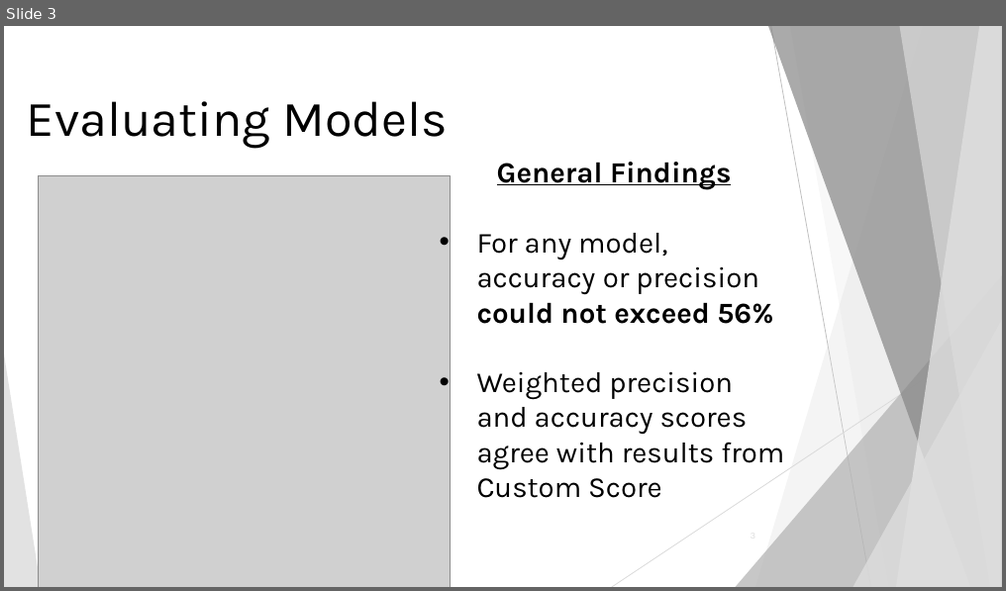
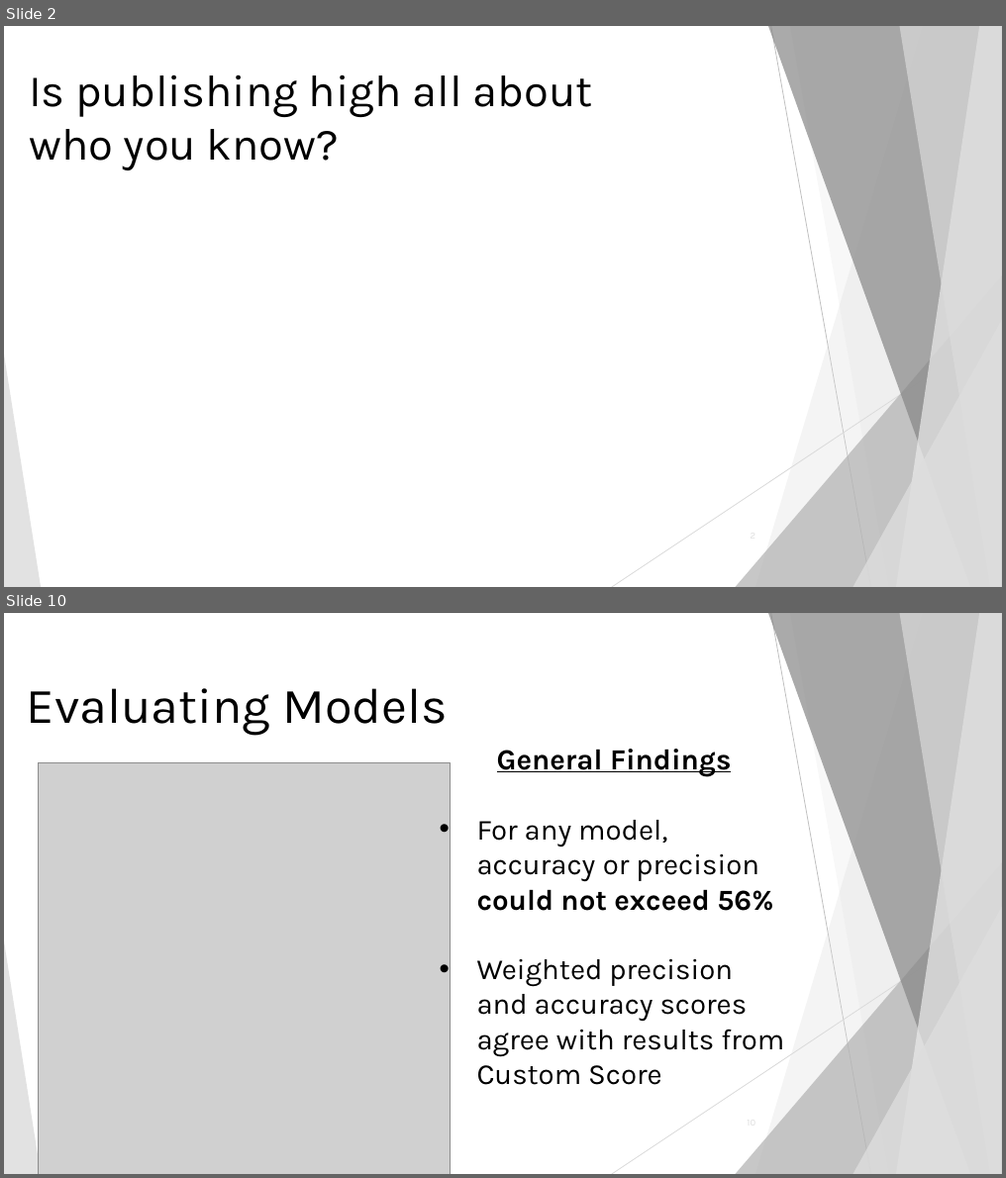
Before and after one commit to yokudake/ProfessorPowerIndex, a slide deck: Presentations and Reports/FinalPresentation_V1.pptx. Shown one above the other, each under a label of ours: slide 3 before the commit, slides 2 and 10 after it; the slides between them are not shown. The pictures are 1006x591 and 1006x1178 pixels, drawn with LibreOffice and Linux fonts; fonts in the diff are those of the drawing; grey boxes stand for pictures. Boxes give left, top, right and bottom in pixels: in the first picture for what was removed or moved away, otherwise in the second. Text is boxed around its words. In the diff, an @@ line names an element or a change of style, - is before the commit and + after.

```diff
--- a/Presentations and Reports/FinalPresentation_V1.pptx
+++ b/Presentations and Reports/FinalPresentation_V1.pptx
@@ slide 2 added at (4, 26, 1002, 587), background #FFFFFF; not listed: 10 template elements that a slide beside it also shows @@
@@ title added at (29, 75, 592, 171), 43.2 pt, text #000000 @@
+Is publishing high all about who you know?
@@ what was slide 3 is now slide 10 @@
```
Also in this commit, not shown: 1 slide changed, 8 other slides added, 2 slides removed, 2 other files.
